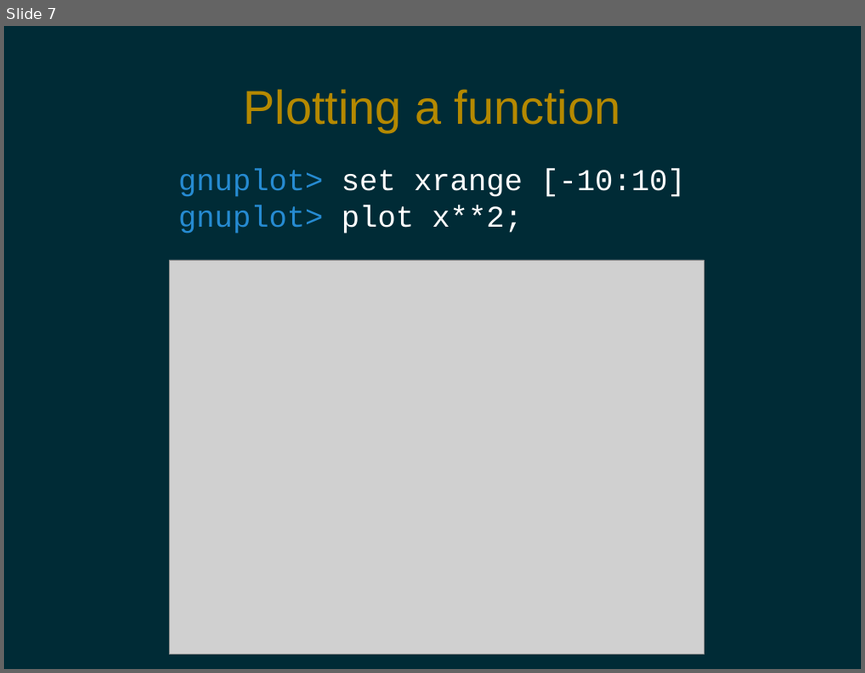
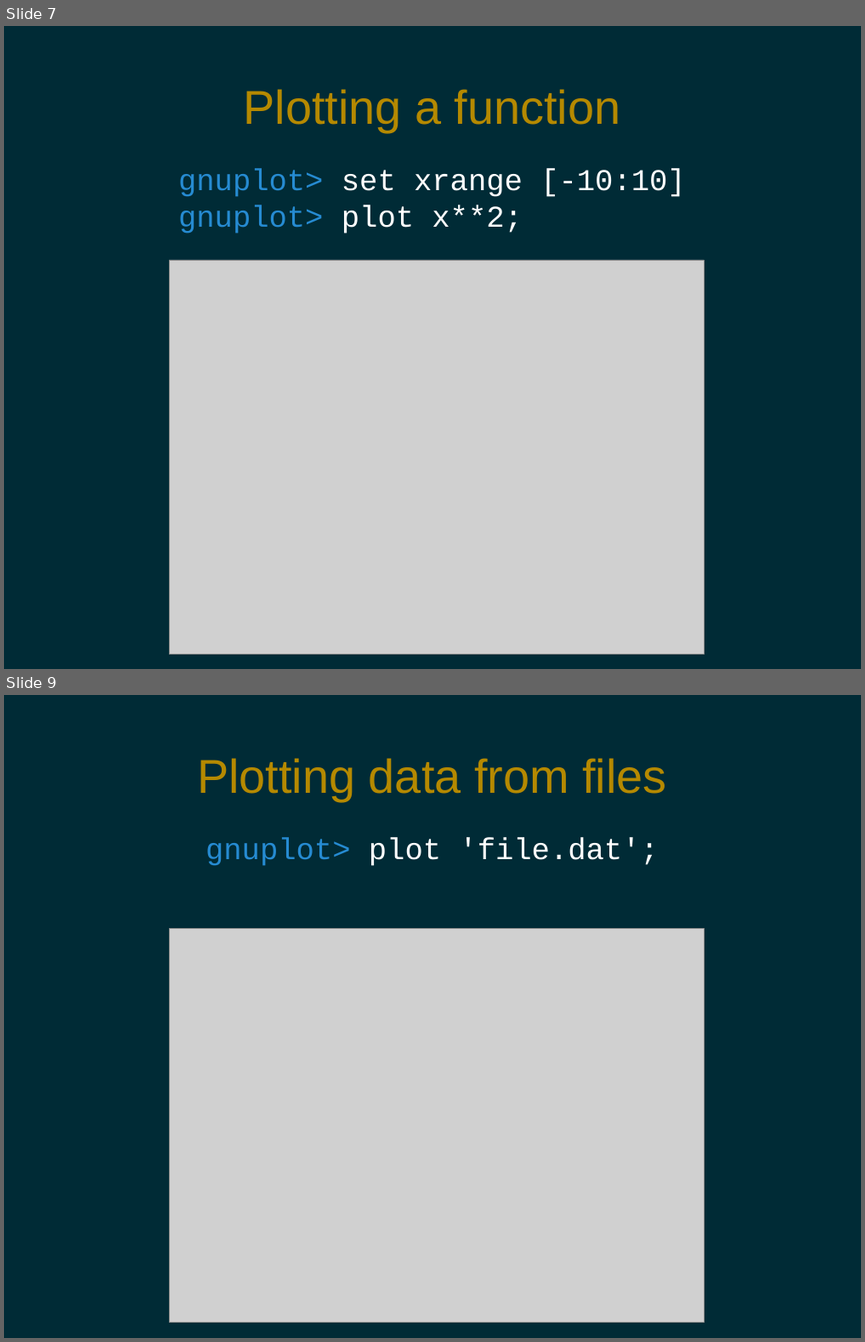
Before and after one commit to pdg137/gnuplot-pres, a slide deck: gnuplot.odp. Shown one above the other, each under a label of ours: slide 7 before the commit, slides 7 and 9 after it; the slides between them are not shown. The pictures are 865x673 and 865x1342 pixels, drawn with LibreOffice and Linux fonts; fonts in the diff are those of the drawing; grey boxes stand for pictures. Boxes give left, top, right and bottom in pixels: in the first picture for what was removed or moved away, otherwise in the second. Text is boxed around its words. In the diff, an @@ line names an element or a change of style, - is before the commit and + after.

```diff
--- a/gnuplot.odp
+++ b/gnuplot.odp
@@ slide 9 added at (4,695,861,1338), background #002B36 @@
@@ title added at (197,758,666,801), 44 pt, text #B58900 @@
+Plotting data from files
@@ text added at (205,838,658,866), 28 pt, text #FFFFFF @@
+gnuplot> plot 'file.dat';
@@ picture added at (169,928,703,1322) @@
```
Also in this commit, not shown: 1 slide changed, 4 other slides added.
